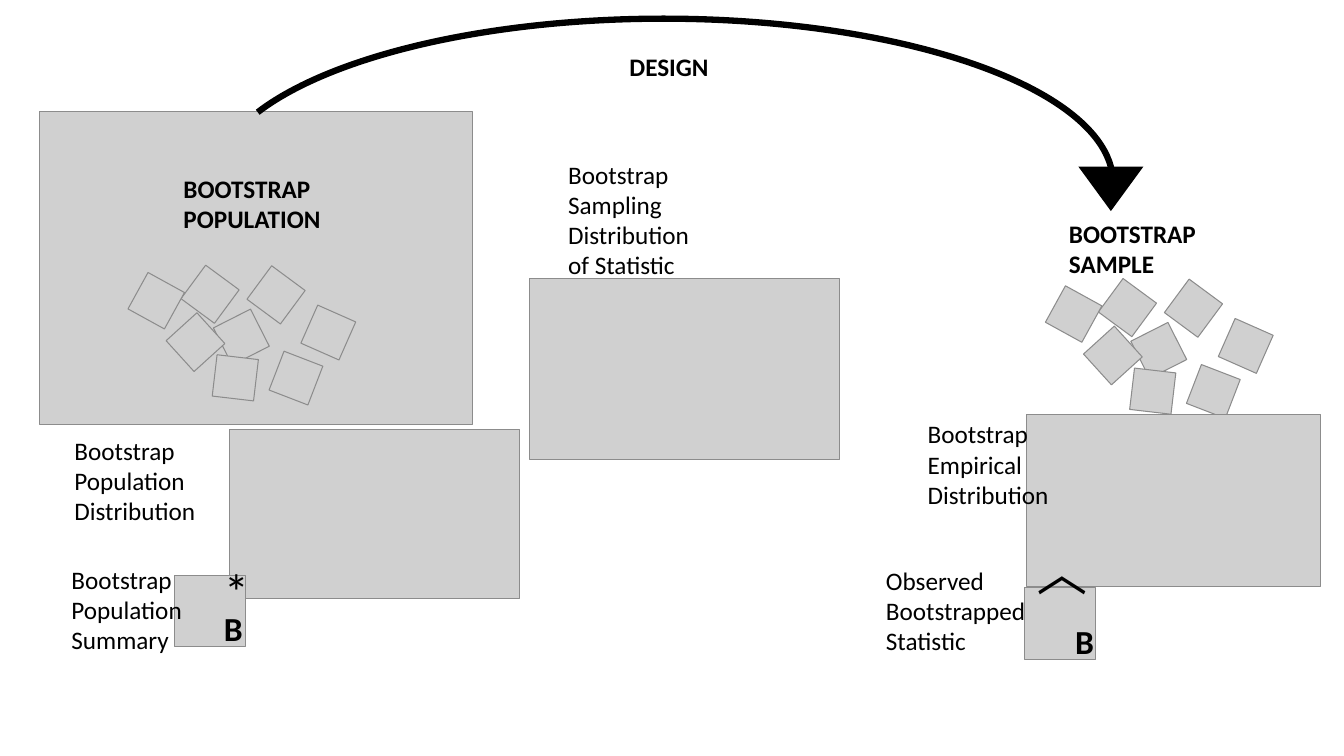
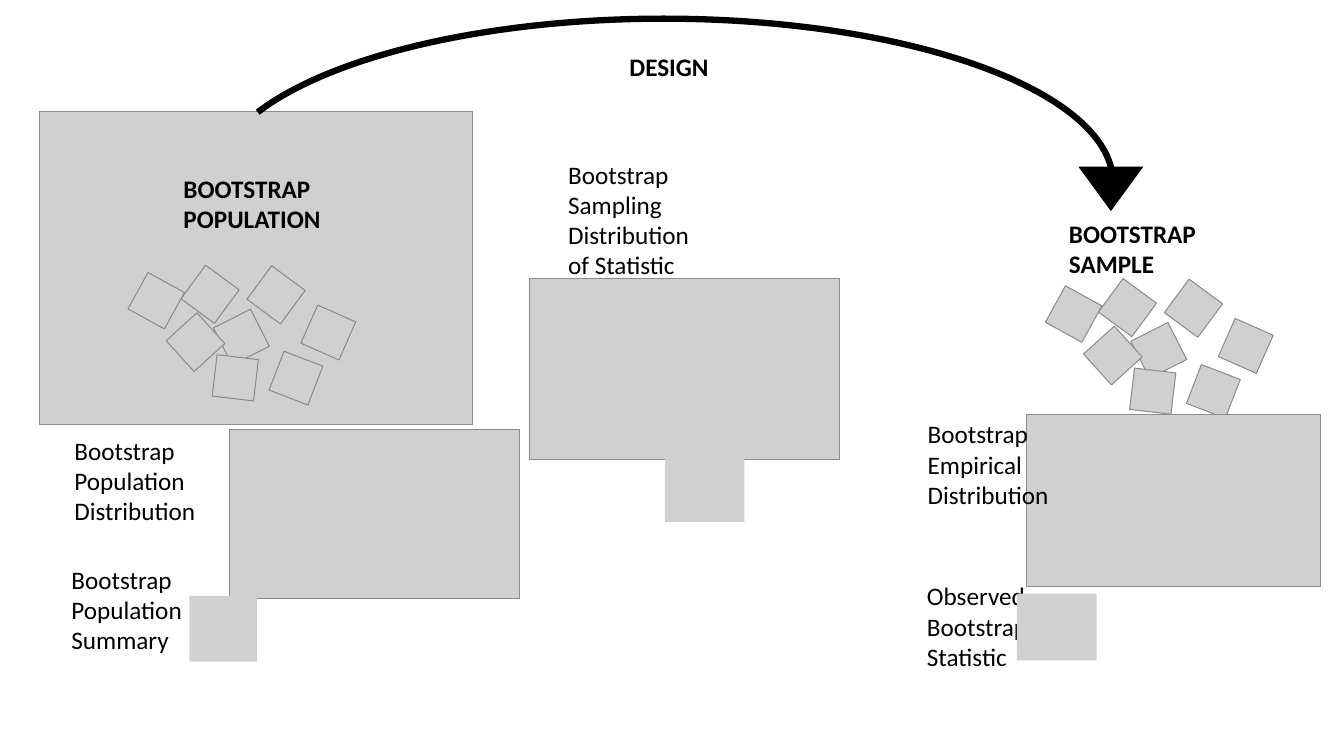
Before and after one commit to DS-100/textbook, a slide deck: slide 2 of content/ch/16/Triptych.pptx. Drawn at 1344x756 pixels with LibreOffice and Linux fonts; fonts in the diff are those of the drawing; grey boxes stand for pictures. Boxes give left, top, right and bottom in pixels: in the first picture for what was removed or moved away, otherwise in the second. Text is boxed around its words. In the diff, an @@ line names an element or a change of style, - is before the commit and + after.

```diff
--- a/content/ch/16/Triptych.pptx
+++ b/content/ch/16/Triptych.pptx
@@ picture added at [665, 456, 745, 522] @@
@@ picture added at [190, 596, 257, 661] @@
@@ text "Observed Bootstrap": place and size @@
-text "Observed Bootstrap" at [886, 572, 1025, 650]
+text "Observed Bootstrap" at [927, 587, 1027, 666]
@@ text at [927, 587, 1027, 642]: text changed @@
-Observed Bootstrapped
+Observed Bootstrap
@@ picture: place and size @@
-picture at [1024, 588, 1096, 659]
+picture at [1017, 594, 1097, 660]
@@ group removed at [174, 553, 1096, 663]: 4 texts, 1 picture @@
-*
-B
-〉
-B
```
Also in this commit, not shown: 1 other slide changed, 1 slide added, 13 other files.
